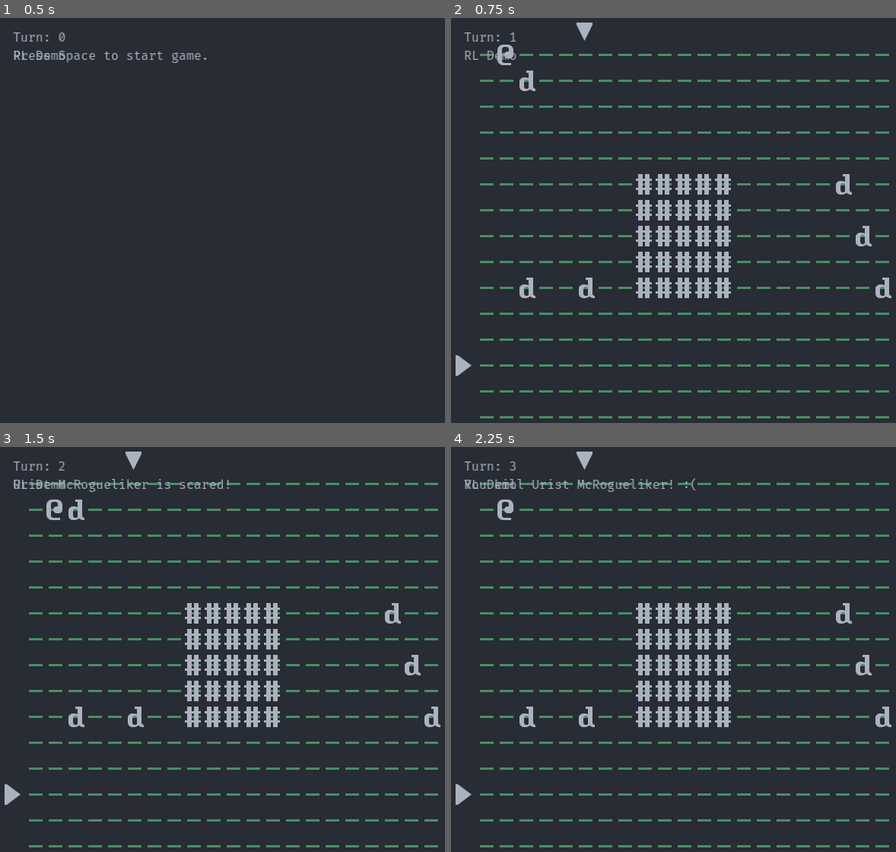
Above: before the commit, frames 1-4 (two rows, left to right).
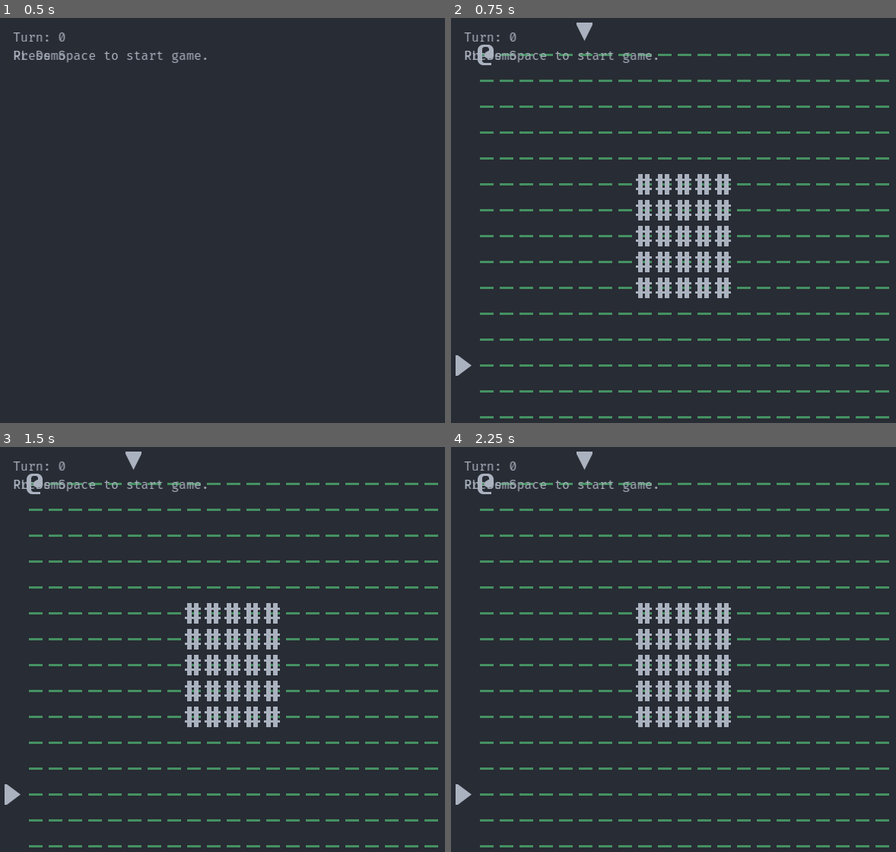
Above: after the commit, the same moments.

Repository: NekkidBear/GodotRoguelikeTutorial
Game: Godot game, scene res://scene/main/main_scene.tscn
The game is run twice, just before and just after one commit, with the same random seed, the same clock (stepped at 60 frames per second) and the same inputs.
Inputs:
- Up to frame 1 (0.5 s): no input
- Up to frame 2 (0.75 s): tap Space (init_world) at 0.5, 0.6 s; hold Right (move_right) from 0.53 s (still down)
- Up to frame 3 (1.5 s): tap Space (init_world) at 1.25, 1.35 s; release Right (move_right) at 1.28 s; hold Down (move_down) from 1.28 s (still down)
- Up to frame 4 (2.25 s): tap Space (init_world) at 2, 2.1 s; release Down (move_down) at 2.03 s; hold Right (move_right) from 2.03 s (still down)

Frame 1 is identical in both runs. In frame 2, 1.1% of the frame differs, in the area x 3-99%, y 3-70%; in frame 3, 1.2%; in frame 4, 1.2%.
Error after the commit: Invalid call. Nonexistent function 'has_sprite' in base 'Nil'. (res://scene/main/InitWorld.gd:49)

Commit message:
fix errors in main_scene

Diff:
--- a/scene/main/main_scene.tscn
+++ b/scene/main/main_scene.tscn
@@ -11,62 +11,76 @@
 [ext_resource type="Script" path="res://scene/main/RemoveObject.gd" id="8_eeafx"]
 
 [sub_resource type="GDScript" id="GDScript_mrqjp"]
-script/source = "extends Node2D
+script/source = "extends \"res://library/RootNodeTemplate.gd\"
 
-func set_reference(node_path, property, reference_path):
-	var node = get_node(node_path)
-	var reference = get_node(reference_path)
-	if node and reference:
-		node.set(property, reference)
-	else:
-		if not node:
-			print(\"Node not found: \", node_path)
-		if not reference:
-			print(\"Reference not found: \", reference_path)
+const INIT_WORLD: String = \"InitWorld\"
+const PC_MOVE: String = \"PCMove\"
+const PC_ATTACK: String = \"PCMove/PCAttack\"
+const NPC: String = \"EnemyAI\"
+const SCHEDULE: String = \"Schedule\"
+const DUNGEON: String = \"DungeonBoard\"
+const REMOVE: String = \"RemoveObject\"
+const SIDEBAR: String = \"MainGUI/MainHBox/SidebarVBox\"
+const MODELINE: String = \"MainGUI/MainHBox/Modeline\"
 
-func _ready():
-	# Ensure nodes are available before setting references
-	set_reference(\"PCMove\", \"_ref_Schedule\", \"Schedule\")
-	set_reference(\"EnemyAI\", \"_ref_Schedule\", \"Schedule\")
-	set_reference(\"PCMove/PCAttack\", \"_ref_Schedule\", \"Schedule\")
+const SIGNAL_BIND: Array = [
+    [
+        \"sprite_created\", \"_on_InitWorld_sprite_created\",
+        INIT_WORLD,
+        PC_MOVE, NPC, SCHEDULE, DUNGEON,
+    ],
+    [
+        \"turn_started\", \"_on_Schedule_turn_started\",
+        SCHEDULE,
+        PC_MOVE, NPC, SIDEBAR,
+    ],
+    [
+        \"turn_ended\", \"_on_Schedule_turn_ended\",
+        SCHEDULE,
+        MODELINE,
+    ],
+    [
+        \"sprite_removed\", \"_on_RemoveObject_sprite_removed\",
+        REMOVE,
+        DUNGEON, SCHEDULE,
+    ],
+    [
+        \"enemy_warned\", \"_on_EnemyAI_enemy_warned\",
+        NPC,
+        MODELINE,
+    ],
+    [
+        \"pc_moved\", \"_on_PCMove_pc_moved\",
+        PC_MOVE,
+        MODELINE,
+    ],
+    [
+        \"pc_attacked\", \"_on_PCAttack_pc_attacked\",
+        PC_ATTACK,
+        MODELINE,
+    ],
+]
 
-	set_reference(\"PCMove\", \"_ref_DungeonBoard\", \"DungeonBoard\")
-	set_reference(\"PCMove/PCAttack\", \"_ref_DungeonBoard\", \"DungeonBoard\")
-	set_reference(\"RemoveObject\", \"_ref_DungeonBoard\", \"DungeonBoard\")
-	set_reference(\"InitWorld\", \"_ref_DungeonBoard\", \"DungeonBoard\")
+const NODE_REF: Array = [
+    [
+        \"_ref_DungeonBoard\",
+        DUNGEON,
+        PC_MOVE, PC_ATTACK, REMOVE, INIT_WORLD,
+    ],
+    [
+        \"_ref_Schedule\",
+        SCHEDULE,
+        PC_MOVE, NPC, PC_ATTACK,
+    ],
+    [
+        \"_ref_RemoveObject\",
+        REMOVE,
+        PC_ATTACK,
+    ],
+]
 
-	set_reference(\"PCMove/PCAttack\", \"_ref_RemoveObject\", \"RemoveObject\")
-
-	# Connect InitWorld signals
-	if $InitWorld:
-		$InitWorld.connect(\"sprite_created\", $PCMove._on_InitWorld_sprite_created)
-		$InitWorld.connect(\"sprite_created\", $Schedule._on_InitWorld_sprite_created)
-		$InitWorld.connect(\"sprite_created\", $DungeonBoard._on_InitWorld_sprite_created)
-		$InitWorld.connect(\"sprite_created\", $EnemyAI._on_init_world_sprite_created)
-
-	# Connect RemoveObject signals
-	if $RemoveObject:
-		$RemoveObject.connect(\"sprite_removed\", $Schedule._on_RemoveObject_sprite_removed)
-		$RemoveObject.connect(\"sprite_removed\", $DungeonBoard._on_RemoveObject_sprite_removed)
-
-	# Connect Schedule signals
-	if $Schedule:
-		$Schedule.connect(\"turn_started\", $PCMove._on_Schedule_turn_started)
-		$Schedule.connect(\"turn_started\", $EnemyAI._on_Schedule_turn_started)
-		$Schedule.connect(\"turn_started\", $MainGUI/SidebarVBox._on_Schedule_turn_started)
-		$Schedule.connect(\"turn_ended\", $MainGUI/MainHBox/Modeline._on_Schedule_turn_ended)
-
-		# Connect PCMove signals
-	if $PCMove:
-		$PCMove.connect(\"pc_moved\", $MainGUI/MainHBox/Modeline._on_PCMove_pc_moved)
-		$PCMove/PCAttack.connect(\"pc_attacked\", $MainGUI/MainHBox/Modeline._on_PCAttack_pc_attacked)
-
-	# Connect EnemyAI signals
-	if $EnemyAI:
-		$EnemyAI.connect(\"enemy_warned\", $MainGUI/MainHBox/Modeline._on_EnemyAI_enemy_warned)
-
-	else:
-		print(\"One or more nodes are not available in the scene tree.\")
+func _init() -> void:
+    pass
 "
 
 [node name="MainScene" type="Node2D"]
